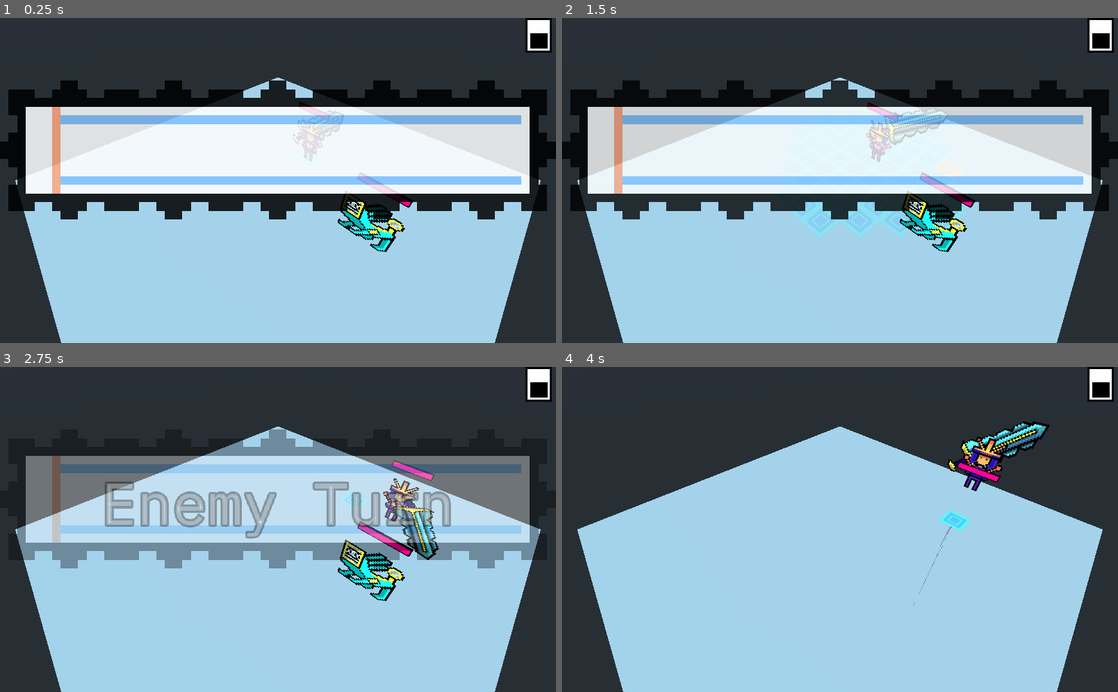
Above: before the commit, frames 1-4 (two rows, left to right).
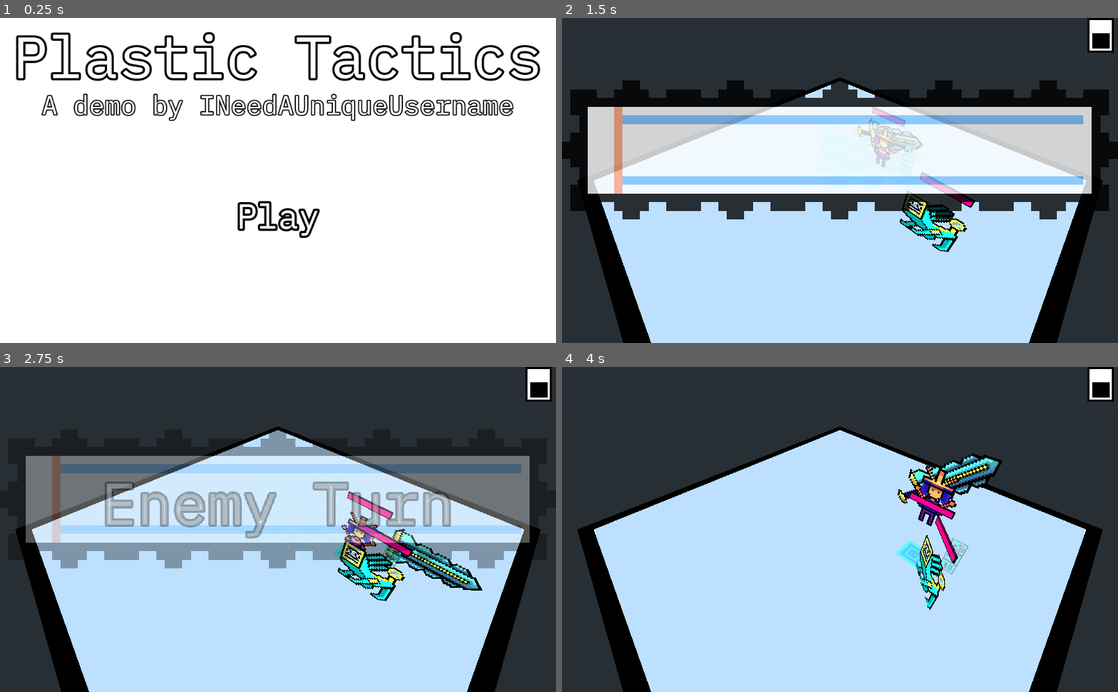
Above: after the commit, the same moments.

Repository: INeedAUniqueUsername/PlasticTactics
Game: Godot game, scene res://Title.tscn
Same seed, same stepped clock (60 frames per second), same inputs: the game is played once before the commit and once after it. Before the commit the project starts from res://World.tscn.
Inputs (mouse positions are in pixels of both pictures, inside the frame that each line leads up to):
- Up to frame 1 (0.25 s): no input
- Up to frame 2 (1.5 s): click (840, 216) at 0.5 s, where only the run after the commit has a clickable "Play"; tap Enter at 1.25 s; move the mouse to (962, 164) at 1.27 s; hold Right from 1.28 s (still down); hold X from 1.28 s (still down); click (962, 164) at 1.42 s
- Up to frame 3 (2.75 s): move the mouse to (166, 545) at 2.02 s; release Right at 2.03 s; release X at 2.03 s; hold Down from 2.03 s (still down); tap X at 2.1 s; click (166, 545) at 2.17 s
- Up to frame 4 (4 s): move the mouse to (895, 458) at 2.77 s; release Down at 2.78 s; hold Right 2.78-3.53 s; hold Z 2.78-3.53 s; click (895, 458) at 2.92 s; tap X at 3.05, 3.8 s; move the mouse to (812, 594) at 3.52 s; hold Up from 3.53 s (still down); tap Enter at 3.6 s; click (812, 594) at 3.67 s

The runs differ from the first frame. In frame 1, 86% of the frame differs, in the area x 0-100%, y 0-100%; in frame 2, 37%; in frame 3, 38%; in frame 4, 60%.

Commit message:
add action buttons

Diff:
--- a/Clickable.gd
+++ b/Clickable.gd
@@ -1,5 +1,5 @@
 extends Spatial
-signal clicked(Spatial)
+signal clicked()
 func _on_mouse_input(camera, event, position, normal, shape_idx):
 	if event is InputEventMouseButton and event.pressed and event.button_index == BUTTON_LEFT:
-		emit_signal("clicked", self)
+		emit_signal("clicked")
--- a/Panel.tscn
+++ b/Panel.tscn
@@ -362,7 +362,7 @@
 anims/Selected = SubResource( 13 )
 
 [node name="Spatial" type="Spatial" parent="."]
-transform = Transform( 1, 0, 0, 0, 1, 0, 0, 0, 1, 0, 0.05, 0 )
+transform = Transform( 1, 0, 0, 0, 1, 0, 0, 0, 1, 0, 0.1, 0 )
 
 [node name="Y" type="Spatial" parent="Spatial"]
 
@@ -370,6 +370,7 @@
 modulate = Color( 1, 1, 1, 0 )
 pixel_size = 0.0625
 axis = 1
+alpha_cut = 2
 texture = ExtResource( 1 )
 hframes = 3
 
--- a/Play.gd
+++ b/Play.gd
@@ -8,7 +8,7 @@
 		if !c.is_in_group("Char"):
 			continue
 		print(c.name)
-		c.connect("clicked", self, "select_char")
+		c.connect("clicked", self, "select_char", [c])
 		chars.append(c)
 		if c.is_in_group("Player"):
 			call_deferred("select_char", c)
@@ -61,6 +61,7 @@
 	if selectedChar and selectedChar.walking:
 		return
 	selectedChar = subject
+	selectedChar.selected()
 	clear_panels()
 	if enemyMove:
 		place_panels_quick()
@@ -73,7 +74,7 @@
 	p.set_global_transform(tr)
 	panels[start] = p
 	call_deferred("add_child", p)
-	p.connect("clicked", self, "on_panel_clicked")
+	p.connect("clicked", self, "on_panel_clicked", [p])
 	var placed = [p]
 	yield(p.get_node("Fade"), "animation_finished")
 	var i = 0
@@ -94,7 +95,7 @@
 					panels[dest] = p2
 					next.append(p2)
 					call_deferred("add_child", p2)
-					p2.connect("clicked", self, "on_panel_clicked")
+					p2.connect("clicked", self, "on_panel_clicked", [p2])
 			i += 1
 		for panel in next:
 			placed.append(panel)
@@ -106,7 +107,7 @@
 	p.set_global_transform(tr)
 	panels[start] = p
 	call_deferred("add_child", p)
-	p.connect("clicked", self, "on_panel_clicked")
+	p.connect("clicked", self, "on_panel_clicked", [p])
 
 	yield(p, "tree_entered")
 
@@ -127,7 +128,7 @@
 					panels[dest] = p2
 					next.append(p2)
 					call_deferred("add_child", p2)
-					p2.connect("clicked", self, "on_panel_clicked")
+					p2.connect("clicked", self, "on_panel_clicked", [p2])
 			i += 1
 		for panel in next:
 			placed.append(panel)
@@ -194,8 +195,9 @@
 				var dest = pos + directions[dir]
 				if panels.keys().has(dest) and selectedChar.movePoints >= 1.0:
 					var t = $Tween
-					t.interpolate_property(selectedChar, "walking", true, false, 0.5, Tween.TRANS_LINEAR)
-					t.interpolate_property(selectedChar, "global_transform:origin", pos, dest, 0.5, Tween.TRANS_LINEAR)
+					var dur = 0.3
+					t.interpolate_property(selectedChar, "walking", true, false, dur, Tween.TRANS_LINEAR)
+					t.interpolate_property(selectedChar, "global_transform:origin", pos, dest, dur, Tween.TRANS_LINEAR)
 					t.start()
 					selectedChar.movePoints -= 1
 
@@ -206,9 +208,7 @@
 		if Input.is_key_pressed(KEY_Z):
 			selectedChar.jump()
 		if Input.is_key_pressed(KEY_X):
-			if selectedChar.attackPoints > 0:
-				selectedChar.attackPoints -= 1
-				selectedChar.attack()
+			selectedChar.attack("Stab")
 		if Input.is_key_pressed(KEY_ENTER):
 			play_enemy_turn()
 	if Input.is_key_pressed(KEY_A):
--- a/Player.gd
+++ b/Player.gd
@@ -2,11 +2,42 @@
 var walking = false
 var movePoints = 5
 var attackPoints = 1
+onready var swordButtons = [$Slash, $Stab, $Shield]
+func _ready():
+	deselected()
+	$Slash.connect("clicked", self, "attack", ["Slash"])
+	$Stab.connect("clicked", self, "attack", ["Stab"])
+	$Shield.connect("clicked", self, "attack", ["Shield"])
+var selected = true
+func selected():
+	selected = true
+func deselected():
+	selected = false
+func updateButtons():
+	if selected:
+		if attackPoints > 0:
+			for b in swordButtons:
+				b.modulate.a = 1.0
+				b.get_node("Area").input_ray_pickable = true
+		else:
+			for b in swordButtons:
+				b.modulate.a = 0.5
+				b.get_node("Area").input_ray_pickable = false
+	else:
+		for b in swordButtons:
+			b.modulate.a = 0
+			b.get_node("Area").input_ray_pickable = false
+
 func refresh_move():
 	movePoints = 5
 	attackPoints = 1
-func attack():
-	$Sprite/VaguelyLegendarySword/Anim.play("Slash")
+
+	updateButtons()
+func attack(move):
+	if attackPoints > 0:
+		attackPoints -= 1
+		$Sprite/VaguelyLegendarySword/Anim.play(move)
+	updateButtons()
 func jump():
 	$Anim.play("Jump")
 
--- /dev/null
+++ b/SpriteButton3D.tscn
@@ -0,0 +1,78 @@
+[gd_scene load_steps=7 format=2]
+
+[ext_resource path="res://Clickable.gd" type="Script" id=1]
+[ext_resource path="res://ShieldSymbol.png" type="Texture" id=2]
+
+[sub_resource type="BoxShape" id=6]
+extents = Vector3( 0.25, 0.25, 0.05 )
+
+[sub_resource type="Animation" id=7]
+resource_name = "Hover"
+length = 0.001
+tracks/0/type = "value"
+tracks/0/path = NodePath(".:frame")
+tracks/0/interp = 1
+tracks/0/loop_wrap = true
+tracks/0/imported = false
+tracks/0/enabled = true
+tracks/0/keys = {
+"times": PoolRealArray( 0 ),
+"transitions": PoolRealArray( 1 ),
+"update": 1,
+"values": [ 1 ]
+}
+
+[sub_resource type="Animation" id=8]
+resource_name = "Idle"
+length = 0.001
+tracks/0/type = "value"
+tracks/0/path = NodePath(".:frame")
+tracks/0/interp = 1
+tracks/0/loop_wrap = true
+tracks/0/imported = false
+tracks/0/enabled = true
+tracks/0/keys = {
+"times": PoolRealArray( 0 ),
+"transitions": PoolRealArray( 1 ),
+"update": 1,
+"values": [ 0 ]
+}
+
+[sub_resource type="Animation" id=9]
+length = 0.001
+tracks/0/type = "value"
+tracks/0/path = NodePath(".:frame")
+tracks/0/interp = 1
+tracks/0/loop_wrap = true
+tracks/0/imported = false
+tracks/0/enabled = true
+tracks/0/keys = {
+"times": PoolRealArray( 0 ),
+"transitions": PoolRealArray( 1 ),
+"update": 0,
+"values": [ 0 ]
+}
+
+[node name="Shield" type="Sprite3D"]
+pixel_size = 0.0313
+alpha_cut = 2
+texture = ExtResource( 2 )
+hframes = 2
+script = ExtResource( 1 )
+
+[node name="Area" type="Area" parent="."]
+collision_mask = 0
+monitoring = false
+monitorable = false
+
+[node name="Shape" type="CollisionShape" parent="Area"]
+shape = SubResource( 6 )
+
+[node name="Anim" type="AnimationPlayer" parent="."]
+anims/Hover = SubResource( 7 )
+anims/Idle = SubResource( 8 )
+anims/RESET = SubResource( 9 )
+
+[connection signal="input_event" from="Area" to="." method="_on_mouse_input"]
+[connection signal="mouse_entered" from="Area" to="Anim" method="play" binds= [ "Hover" ]]
+[connection signal="mouse_exited" from="Area" to="Anim" method="play" binds= [ "Idle" ]]
--- a/Sunset Soldier.tscn
+++ b/Sunset Soldier.tscn
@@ -1,9 +1,12 @@
-[gd_scene load_steps=10 format=2]
+[gd_scene load_steps=13 format=2]
 
 [ext_resource path="res://Sunset Soldier.png" type="Texture" id=1]
 [ext_resource path="res://Player.gd" type="Script" id=2]
 [ext_resource path="res://VaguelyLegendarySword.tscn" type="PackedScene" id=3]
 [ext_resource path="res://HPBar.tscn" type="PackedScene" id=4]
+[ext_resource path="res://StabSymbol.png" type="Texture" id=5]
+[ext_resource path="res://SlashSymbol.png" type="Texture" id=6]
+[ext_resource path="res://SpriteButton3D.tscn" type="PackedScene" id=8]
 
 [sub_resource type="BoxShape" id=1]
 extents = Vector3( 0.4, 1, 0.1 )
@@ -87,7 +90,7 @@
 shape = SubResource( 1 )
 
 [node name="VaguelyLegendarySword" parent="Sprite" instance=ExtResource( 3 )]
-transform = Transform( 1, 0, 0, 0, 1, 0, 0, 0, 1, 0, 0.5, -0.3 )
+transform = Transform( 1, 0, 0, 0, 1, 0, 0, 0, 1, 0, 0.5, -0.1 )
 
 [node name="Anim" type="AnimationPlayer" parent="."]
 anims/Jump = SubResource( 2 )
@@ -97,6 +100,17 @@
 anims/Hurt = SubResource( 4 )
 anims/RESET = SubResource( 5 )
 
+[node name="Slash" parent="." instance=ExtResource( 8 )]
+transform = Transform( 1, 0, 0, 0, 1, 0, 0, 0, 1, 1.25, 1.5, 0 )
+texture = ExtResource( 6 )
+
+[node name="Stab" parent="." instance=ExtResource( 8 )]
+transform = Transform( 1, 0, 0, 0, 1, 0, 0, 0, 1, 1.25, 1, 0 )
+texture = ExtResource( 5 )
+
+[node name="Shield" parent="." instance=ExtResource( 8 )]
+transform = Transform( 1, 0, 0, 0, 1, 0, 0, 0, 1, 1.25, 0.5, 0 )
+
 [connection signal="area_entered" from="Sprite/Area" to="." method="_on_area_entered"]
 [connection signal="input_event" from="Sprite/Area" to="." method="_on_mouse_input"]
 
--- /dev/null
+++ b/Title.gd
@@ -0,0 +1,4 @@
+extends Control
+
+func play():
+	get_tree().change_scene("res://World.tscn")
--- /dev/null
+++ b/Title.tscn
@@ -0,0 +1,77 @@
+[gd_scene load_steps=11 format=2]
+
+[ext_resource path="res://TurnBanner.tres" type="Theme" id=1]
+[ext_resource path="res://TitleBack.png" type="Texture" id=2]
+[ext_resource path="res://IBMPlexMono-Regular.ttf" type="DynamicFontData" id=3]
+[ext_resource path="res://Title.gd" type="Script" id=4]
+
+[sub_resource type="DynamicFont" id=5]
+size = 48
+outline_size = 2
+outline_color = Color( 0, 0, 0, 1 )
+font_data = ExtResource( 3 )
+
+[sub_resource type="Theme" id=6]
+default_font = SubResource( 5 )
+
+[sub_resource type="DynamicFont" id=1]
+size = 64
+outline_size = 4
+outline_color = Color( 0, 0, 0, 1 )
+font_data = ExtResource( 3 )
+
+[sub_resource type="StyleBoxFlat" id=2]
+bg_color = Color( 0.796078, 0.796078, 0.796078, 1 )
+corner_detail = 1
+
+[sub_resource type="StyleBoxFlat" id=3]
+bg_color = Color( 0.615686, 0.615686, 0.615686, 1 )
+corner_detail = 1
+
+[sub_resource type="StyleBoxFlat" id=4]
+bg_color = Color( 1, 1, 1, 1 )
+corner_detail = 1
+
+[node name="Control" type="Control"]
+anchor_right = 1.0
+anchor_bottom = 1.0
+script = ExtResource( 4 )
+
+[node name="Control" type="Control" parent="."]
+
+[node name="Sprite" type="Sprite" parent="Control"]
+position = Vector2( 576, 384 )
+scale = Vector2( 6, 6 )
+texture = ExtResource( 2 )
+
+[node name="Title" type="Label" parent="."]
+anchor_right = 1.0
+theme = ExtResource( 1 )
+text = "Plastic Tactics"
+align = 1
+
+[node name="Subtitle" type="Label" parent="."]
+anchor_right = 1.0
+margin_top = 128.0
+margin_bottom = 192.0
+theme = SubResource( 6 )
+text = "A demo by INeedAUniqueUsername"
+align = 1
+
+[node name="Play" type="Button" parent="."]
+anchor_left = 0.5
+anchor_right = 0.5
+margin_left = -96.0
+margin_top = 320.0
+margin_right = 96.0
+margin_bottom = 410.0
+theme = ExtResource( 1 )
+custom_colors/font_color = Color( 0.996078, 1, 1, 1 )
+custom_colors/font_color_hover = Color( 0.996078, 1, 0.772549, 1 )
+custom_fonts/font = SubResource( 1 )
+custom_styles/hover = SubResource( 2 )
+custom_styles/pressed = SubResource( 3 )
+custom_styles/normal = SubResource( 4 )
+text = "Play"
+
+[connection signal="pressed" from="Play" to="." method="play"]
--- /dev/null
+++ b/TurnBanner.tres
@@ -0,0 +1,12 @@
+[gd_resource type="Theme" load_steps=3 format=2]
+
+[ext_resource path="res://IBMPlexMono-Regular.ttf" type="DynamicFontData" id=1]
+
+[sub_resource type="DynamicFont" id=2]
+size = 108
+outline_size = 4
+outline_color = Color( 0, 0, 0, 1 )
+font_data = ExtResource( 1 )
+
+[resource]
+default_font = SubResource( 2 )
--- a/VaguelyLegendarySword.tscn
+++ b/VaguelyLegendarySword.tscn
@@ -95,9 +95,36 @@
 "values": [ false ]
 }
 
+[sub_resource type="Animation" id=6]
+resource_name = "Shield"
+length = 0.4
+tracks/0/type = "value"
+tracks/0/path = NodePath("Sprite:translation")
+tracks/0/interp = 1
+tracks/0/loop_wrap = true
+tracks/0/imported = false
+tracks/0/enabled = true
+tracks/0/keys = {
+"times": PoolRealArray( 0, 0.2 ),
+"transitions": PoolRealArray( 0.5, 1 ),
+"update": 0,
+"values": [ Vector3( 0, 0, 0 ), Vector3( 1, 0, 0 ) ]
+}
+tracks/1/type = "value"
+tracks/1/path = NodePath("Sprite:rotation_degrees")
+tracks/1/interp = 1
+tracks/1/loop_wrap = true
+tracks/1/imported = false
+tracks/1/enabled = true
+tracks/1/keys = {
+"times": PoolRealArray( 0, 0.2, 0.4 ),
+"transitions": PoolRealArray( 0.5, 0.5, 1 ),
+"update": 0,
+"values": [ Vector3( 0, 0, 0 ), Vector3( 0, 0, 45 ), Vector3( 0, -90, 45 ) ]
+}
+
 [sub_resource type="Animation" id=4]
 resource_name = "Slash"
-length = 1.2
 tracks/0/type = "value"
 tracks/0/path = NodePath("Sprite:offset")
 tracks/0/interp = 1
@@ -105,7 +132,7 @@
 tracks/0/imported = false
 tracks/0/enabled = true
 tracks/0/keys = {
-"times": PoolRealArray( 0, 0.3, 0.7, 1.2 ),
+"times": PoolRealArray( 0, 0.2, 0.5, 1 ),
 "transitions": PoolRealArray( 0.5, 1, 0.5, 0.5 ),
 "update": 0,
 "values": [ Vector2( -24, -24 ), Vector2( 0, 0 ), Vector2( 0, 0 ), Vector2( -24, -24 ) ]
@@ -117,7 +144,7 @@
 tracks/1/imported = false
 tracks/1/enabled = true
 tracks/1/keys = {
-"times": PoolRealArray( 0, 0.3, 0.5, 0.7, 1.2 ),
+"times": PoolRealArray( 0, 0.2, 0.4, 0.5, 1 ),
 "transitions": PoolRealArray( 0.5, -2, 1, 0.5, 0.5 ),
 "update": 0,
 "values": [ Vector3( 0, 0, 0 ), Vector3( -90, 60, -45 ), Vector3( -90, -60, -45 ), Vector3( -90, -60, -45 ), Vector3( 0, 0, 0 ) ]
@@ -129,7 +156,7 @@
 tracks/2/imported = false
 tracks/2/enabled = true
 tracks/2/keys = {
-"times": PoolRealArray( 0, 0.3, 0.7, 1.2 ),
+"times": PoolRealArray( 0, 0.2, 0.5, 1 ),
 "transitions": PoolRealArray( 0.5, 1, 0.5, 1 ),
 "update": 0,
 "values": [ Vector3( 0, 0, 0 ), Vector3( 1.5, 1.5, 0 ), Vector3( 1.5, 1.5, 0 ), Vector3( 0, 0, 0 ) ]
@@ -141,7 +168,46 @@
 tracks/3/imported = false
 tracks/3/enabled = true
 tracks/3/keys = {
-"times": PoolRealArray( 0.3, 0.7 ),
+"times": PoolRealArray( 0.2, 0.5 ),
+"transitions": PoolRealArray( 1, 1 ),
+"update": 1,
+"values": [ true, false ]
+}
+
+[sub_resource type="Animation" id=5]
+resource_name = "Stab"
+tracks/0/type = "value"
+tracks/0/path = NodePath("Sprite:rotation_degrees")
+tracks/0/interp = 1
+tracks/0/loop_wrap = true
+tracks/0/imported = false
+tracks/0/enabled = true
+tracks/0/keys = {
+"times": PoolRealArray( 0, 0.2, 0.6, 0.7, 1 ),
+"transitions": PoolRealArray( 0.5, 1, 0.5, 0.5, 0.5 ),
+"update": 0,
+"values": [ Vector3( 0, 0, 0 ), Vector3( 0, 0, -45 ), Vector3( 0, 0, -45 ), Vector3( 0, 0, -45 ), Vector3( 0, 0, 0 ) ]
+}
+tracks/1/type = "value"
+tracks/1/path = NodePath("Sprite:translation")
+tracks/1/interp = 1
+tracks/1/loop_wrap = true
+tracks/1/imported = false
+tracks/1/enabled = true
+tracks/1/keys = {
+"times": PoolRealArray( 0, 0.2, 0.4, 0.6, 0.7, 1 ),
+"transitions": PoolRealArray( 0.5, 2, 1, 0.5, 0.5, 0.5 ),
+"update": 0,
+"values": [ Vector3( 0, 0, 0 ), Vector3( 0, 0, 0 ), Vector3( 2, 0, 0 ), Vector3( 2, 0, 0 ), Vector3( 2, 0, 0 ), Vector3( 0, 0, 0 ) ]
+}
+tracks/2/type = "value"
+tracks/2/path = NodePath("Sprite/Area:monitorable")
+tracks/2/interp = 1
+tracks/2/loop_wrap = true
+tracks/2/imported = false
+tracks/2/enabled = true
+tracks/2/keys = {
+"times": PoolRealArray( 0.2, 0.6 ),
 "transitions": PoolRealArray( 1, 1 ),
 "update": 1,
 "values": [ true, false ]
@@ -163,13 +229,14 @@
 monitorable = false
 
 [node name="Poly" type="CollisionPolygon" parent="Sprite/Area"]
-transform = Transform( 1, 0, 0, 0, 1, 0, 0, 0, 1, 0, 0, 0 )
-depth = 0.1
+depth = 0.2
 polygon = PoolVector2Array( -0.996649, 0.0619272, -0.753535, 0.186019, -0.435383, 0.30453, -0.251964, 0.500559, -0.0700 …(441 unchanged characters)…
 
 [node name="Anim" type="AnimationPlayer" parent="."]
 playback_speed = 0.5
 anims/Float = SubResource( 1 )
 anims/RESET = SubResource( 2 )
+anims/Shield = SubResource( 6 )
 anims/Slash = SubResource( 4 )
+anims/Stab = SubResource( 5 )
 next/Float = "Float"
--- a/Vanity.gd
+++ b/Vanity.gd
@@ -32,7 +32,7 @@
 		mirrors.append(m)
 
 		var t = Timer.new()
-		t.wait_time = 0.5
+		t.wait_time = 0.25
 		add_child(t)
 		t.start()
 		yield(t, "timeout")
--- a/World.tscn
+++ b/World.tscn
@@ -1,11 +1,40 @@
-[gd_scene load_steps=13 format=2]
+[gd_scene load_steps=12 format=2]
 
 [ext_resource path="res://Sunset Soldier.tscn" type="PackedScene" id=1]
 [ext_resource path="res://Play.gd" type="Script" id=2]
-[ext_resource path="res://IBMPlexMono-Regular.ttf" type="DynamicFontData" id=3]
+[ext_resource path="res://TurnBanner.tres" type="Theme" id=3]
 [ext_resource path="res://Vanity.tscn" type="PackedScene" id=4]
 [ext_resource path="res://TurnBanner.png" type="Texture" id=5]
 [ext_resource path="res://EndTurn.png" type="Texture" id=6]
+[ext_resource path="res://VanityFloor.png" type="Texture" id=7]
+
+[sub_resource type="Animation" id=7]
+resource_name = "Unguard"
+length = 0.4
+tracks/0/type = "value"
+tracks/0/path = NodePath("Sprite:translation")
+tracks/0/interp = 1
+tracks/0/loop_wrap = true
+tracks/0/imported = false
+tracks/0/enabled = true
+tracks/0/keys = {
+"times": PoolRealArray( 0, 0.2, 0.4 ),
+"transitions": PoolRealArray( 0.5, 0.5, 0.5 ),
+"update": 0,
+"values": [ Vector3( 1, 0, 0 ), Vector3( 1, 0, 0 ), Vector3( 0, 0, 0 ) ]
+}
+tracks/1/type = "value"
+tracks/1/path = NodePath("Sprite:rotation_degrees")
+tracks/1/interp = 1
+tracks/1/loop_wrap = true
+tracks/1/imported = false
+tracks/1/enabled = true
+tracks/1/keys = {
+"times": PoolRealArray( 0, 0.2, 0.4 ),
+"transitions": PoolRealArray( 0.5, 0.5, 0.5 ),
+"update": 0,
+"values": [ Vector3( 0, -90, 45 ), Vector3( 0, 0, 45 ), Vector3( 0, 0, 0 ) ]
+}
 
 [sub_resource type="Animation" id=6]
 resource_name = "Enemy"
@@ -126,22 +155,17 @@
 "values": [ "Player Turn" ]
 }
 
-[sub_resource type="DynamicFont" id=2]
-size = 108
-outline_size = 4
-outline_color = Color( 0, 0, 0, 1 )
-font_data = ExtResource( 3 )
-
-[sub_resource type="Theme" id=3]
-default_font = SubResource( 2 )
-
-[sub_resource type="CubeMesh" id=1]
-
 [node name="World" type="Spatial"]
 script = ExtResource( 2 )
 
 [node name="SunsetSoldier" parent="." instance=ExtResource( 1 )]
 transform = Transform( 1, 0, 0, 0, 1, 0, 0, 0, 1, 0, 0, -2 )
+
+[node name="Sprite" parent="SunsetSoldier/Sprite/VaguelyLegendarySword" index="0"]
+transform = Transform( 1, 0, 0, 0, 1, 0, 0, 0, 1, 0, 0, 0 )
+
+[node name="Anim" parent="SunsetSoldier/Sprite/VaguelyLegendarySword" index="1"]
+anims/Unguard = SubResource( 7 )
 
 [node name="Vanity" parent="." instance=ExtResource( 4 )]
 transform = Transform( -1, 0, -8.74228e-08, 0, 1, 0, 8.74228e-08, 0, -1, 4, 0, 0 )
@@ -173,7 +197,7 @@
 margin_left = -512.0
 margin_right = 512.0
 margin_bottom = 141.0
-theme = SubResource( 3 )
+theme = ExtResource( 3 )
 text = "Player Turn"
 align = 1
 percent_visible = 0.0
@@ -191,11 +215,16 @@
 rect_scale = Vector2( 4, 4 )
 texture_normal = ExtResource( 6 )
 
-[node name="MeshInstance" type="MeshInstance" parent="."]
-transform = Transform( 8, 0, 0, 0, 1, 0, 0, 0, 8, 0, -1, 0 )
-mesh = SubResource( 1 )
-material/0 = null
+[node name="Sprite" type="Sprite3D" parent="."]
+transform = Transform( 8, 0, 0, 0, 1, 0, 0, 0, 8, 0, 0, 0 )
+pixel_size = 0.0625
+axis = 1
+alpha_cut = 1
+texture = ExtResource( 7 )
 
 [node name="Tween" type="Tween" parent="."]
 
 [connection signal="pressed" from="CameraPivot/Camera/Control/TextureButton" to="." method="play_enemy_turn"]
+
+[editable path="SunsetSoldier"]
+[editable path="SunsetSoldier/Sprite/VaguelyLegendarySword"]
--- a/project.godot
+++ b/project.godot
@@ -11,7 +11,7 @@
 [application]
 
 config/name="Plastic Tactics"
-run/main_scene="res://World.tscn"
+run/main_scene="res://Title.tscn"
 config/icon="res://icon.png"
 
 [importer_defaults]
Binary file added: Cutter.png
Not shown, added: Cutter.png.import
Binary file added: GuardSymbol.png
Not shown, added: GuardSymbol.png.import
Binary file added: ShieldSymbol.aseprite
Binary file added: ShieldSymbol.png
Not shown, added: ShieldSymbol.png.import
Binary file added: SlashSymbol.aseprite
Binary file added: SlashSymbol.png
Not shown, added: SlashSymbol.png.import
Binary file added: StabSymbol.aseprite
Binary file added: StabSymbol.png
(and 9 more such lines)
